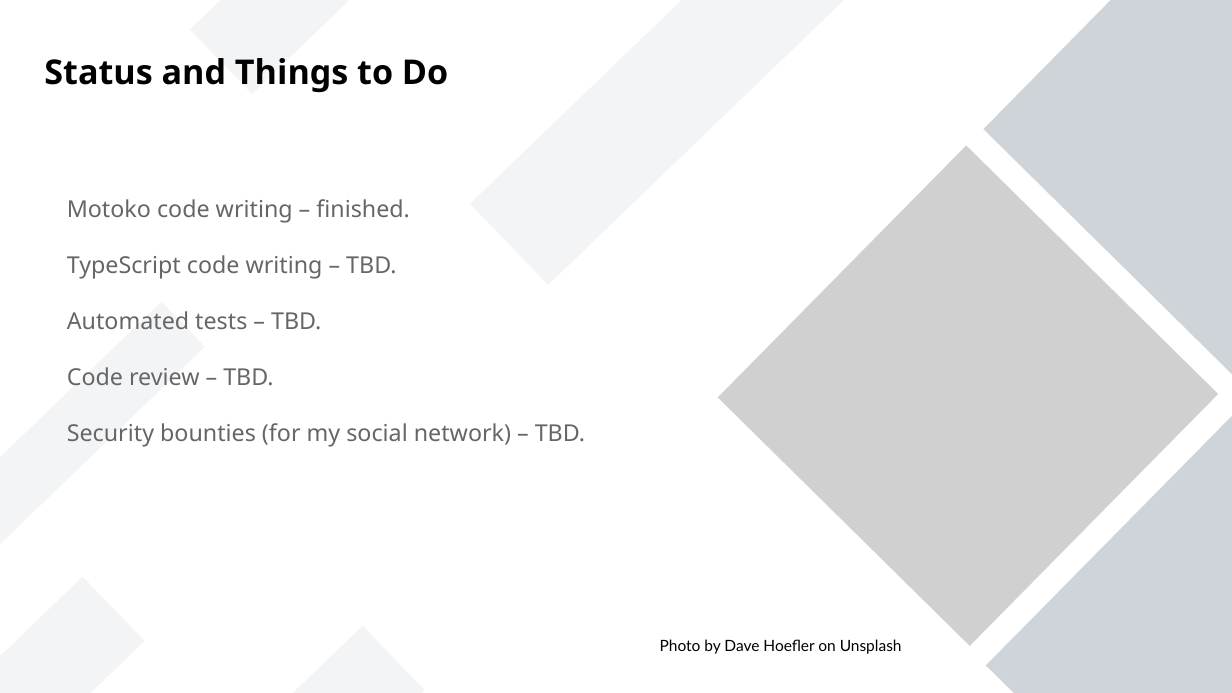
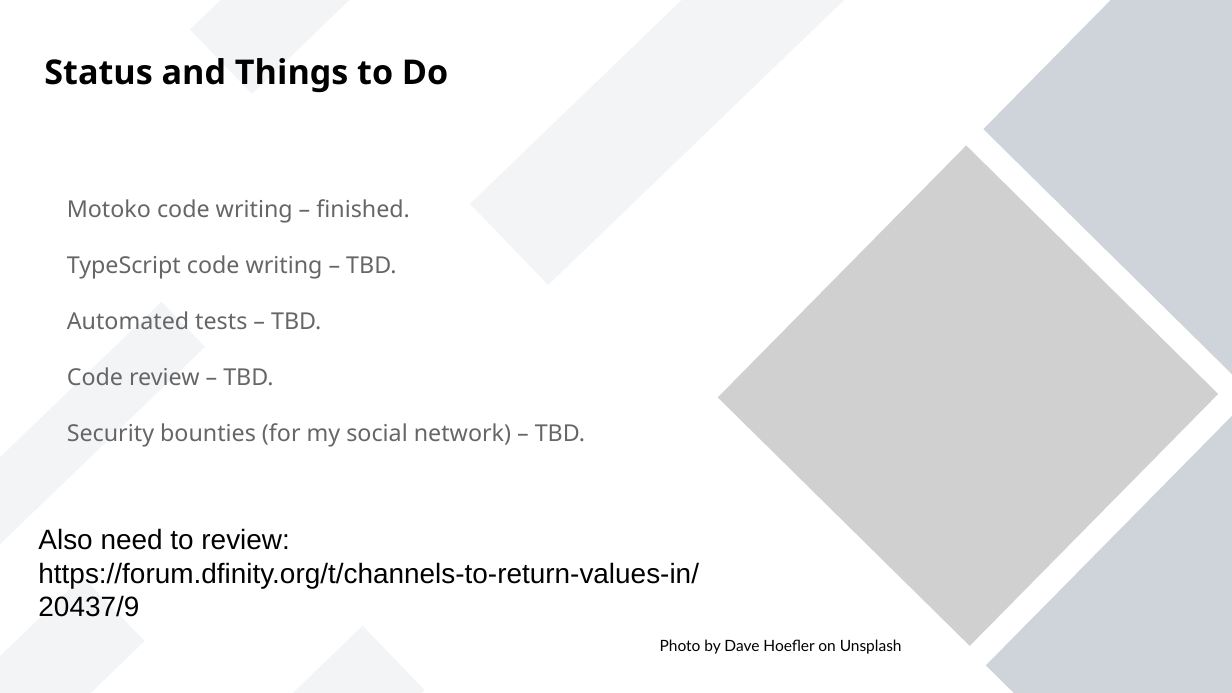
Before and after one commit to vporton/NacDB, a slide deck: slide 6 of docs/presentation.odp. Drawn at 1232x693 pixels with LibreOffice and Linux fonts; fonts in the diff are those of the drawing; grey boxes stand for pictures. Boxes give left, top, right and bottom in pixels: in the first picture for what was removed or moved away, otherwise in the second. Text is boxed around its words. In the diff, an @@ line names an element or a change of style, - is before the commit and + after.

Commit message:
presentation modified

```diff
--- a/docs/presentation.odp
+++ b/docs/presentation.odp
@@ text added at (x1=38, y1=528, x2=699, y2=617), 18 pt, text #000000 @@
+Also need to review:
+https://forum.dfinity.org/t/channels-to-return-values-in/20437/9
```
